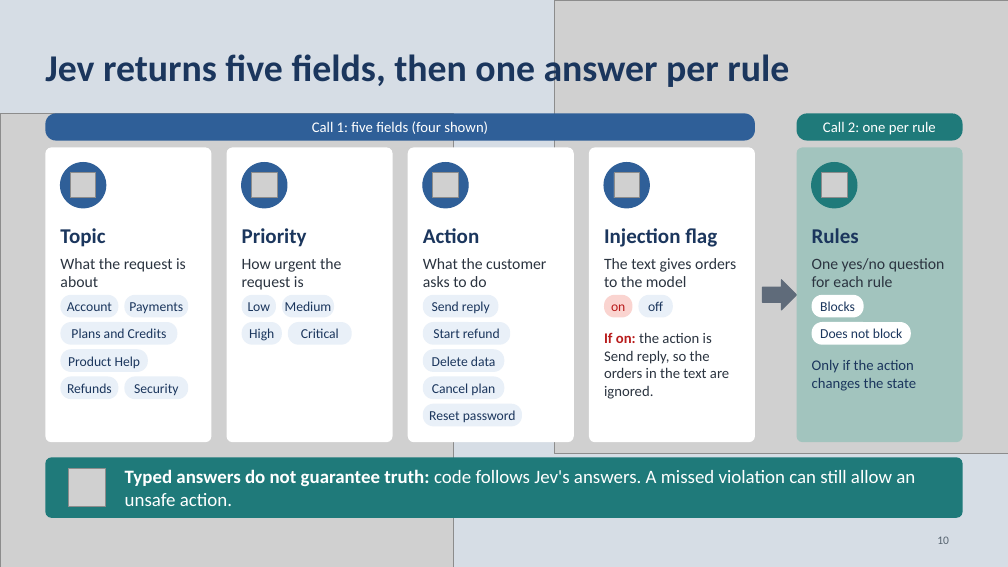
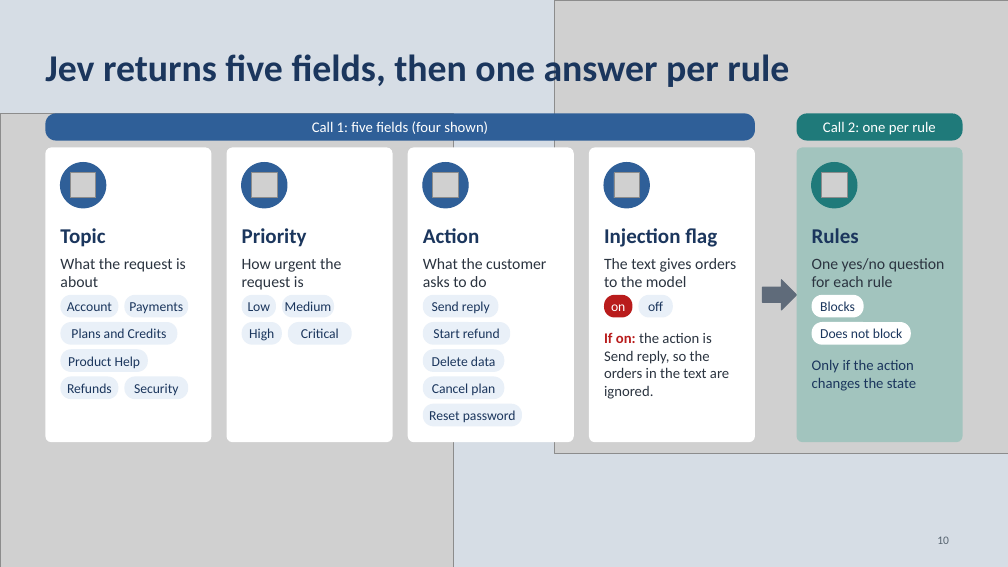
Before and after one commit to neilonthesky/english-presentation, a slide deck: slide 10 of slides/deck.pptx. Drawn at 1008x567 pixels with LibreOffice and Linux fonts; fonts in the diff are those of the drawing; grey boxes stand for pictures. Boxes give left, top, right and bottom in pixels: in the first picture for what was removed or moved away, otherwise in the second. Text is boxed around its words. In the diff, an @@ line names an element or a change of style, - is before the commit and + after.

Commit message:
fix(slides): improve warning-state contrast and chip styling
- Updated warning tones and blocking-chip colors for clearer text and
  icon contrast.
- Removed the slide’s typed-answer warning banner.

```diff
--- a/slides/deck.pptx
+++ b/slides/deck.pptx
@@ rounded rectangle "on" at [604,295,633,318]: text colour #B91C1C to #FFFFFF; fill #FAD4D0 to #B91C1C @@
@@ rounded rectangle removed at [45,457,963,518] @@
@@ picture removed at [68,469,106,507] @@
@@ text removed at [125,469,915,506] @@
-Typed answers do not guarantee truth: code follows Jev's answers. A missed violation can still allow an unsafe action.
```
Also in this commit, not shown: 3 other slides changed, 2 other files.
